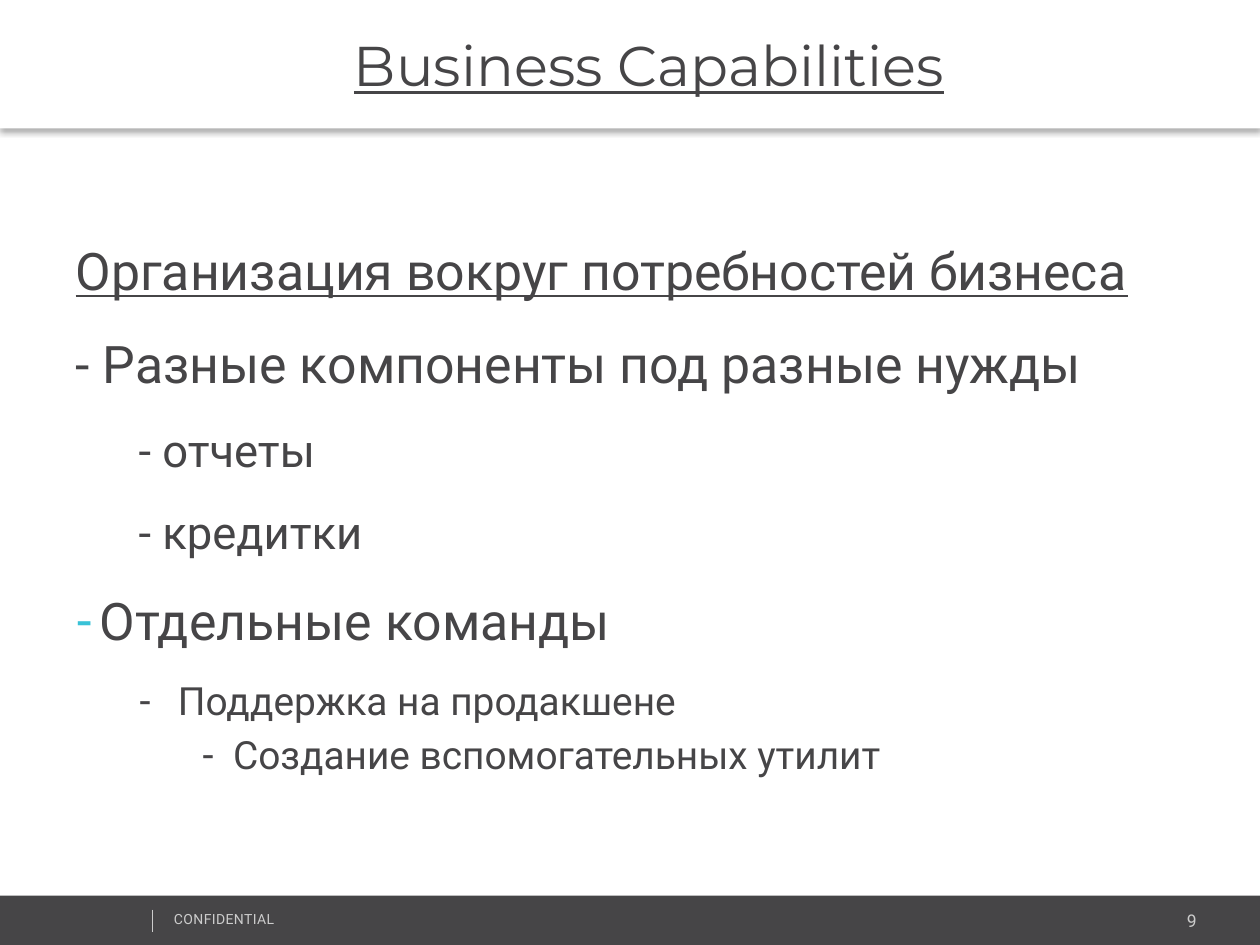
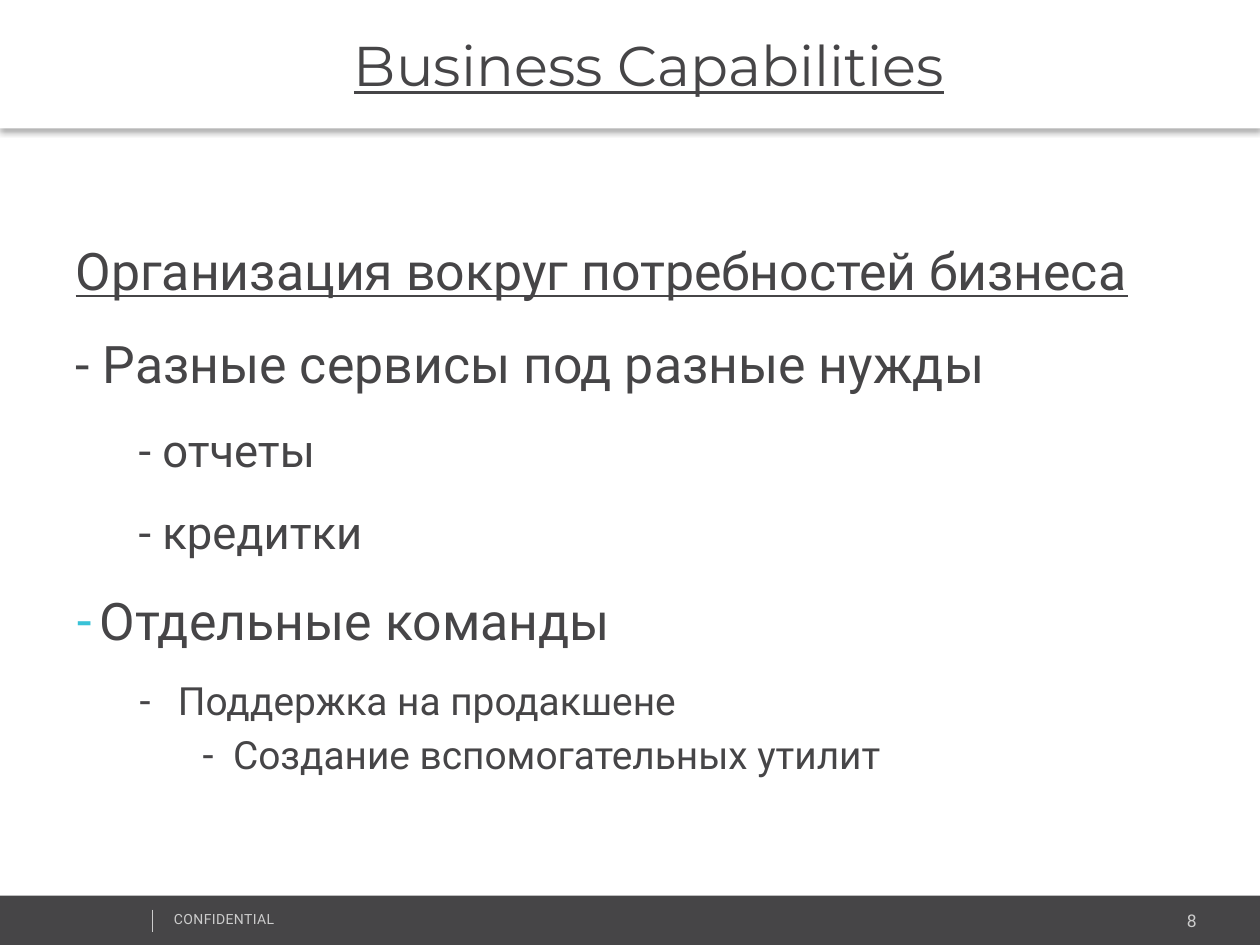
Before and after one commit to vitali-kviatkouski/personal, a slide deck: slide 8 of Microservices_Template.pptx (slide 9 before the commit). Drawn at 1260x945 pixels with LibreOffice and Linux fonts; fonts in the diff are those of the drawing; background and template pictures are left out. Boxes give left, top, right and bottom in pixels: in the first picture for what was removed or moved away, otherwise in the second. Text is boxed around its words. In the diff, an @@ line names an element or a change of style, - is before the commit and + after.

```diff
--- a/Microservices_Template.pptx
+++ b/Microservices_Template.pptx
@@ text at box(103, 346, 984, 394): text changed @@
-- Разные компоненты под разные нужды
+- Разные сервисы под разные нужды
@@ page number at box(1187, 914, 1197, 927): text changed @@
-9
+8
```
Also in this commit, not shown: 4 other slides changed, 1 slide added, 2 slides removed.
